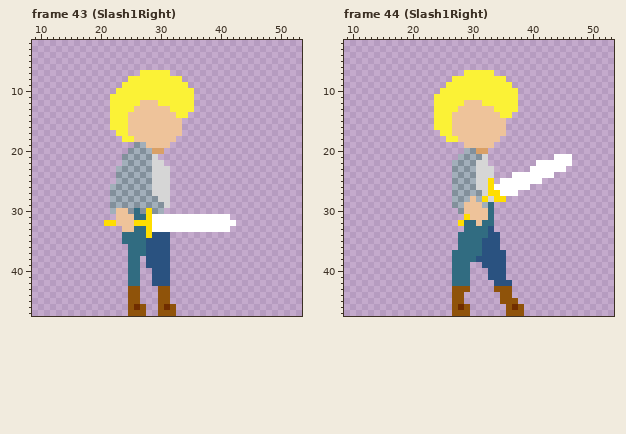
Edited in one commit: pixel-art file (assets/textures/actors/kevin/kevin.ase). That is the earlier state.
64x48 pixels, 66 frames. Shown: frame 43 (Slash1Right): x 9..53, y 2..47; frame 44 (Slash1Right): x 9..53, y 2..47. The commit also changed other frames, which this record leaves out.
Now the later version:
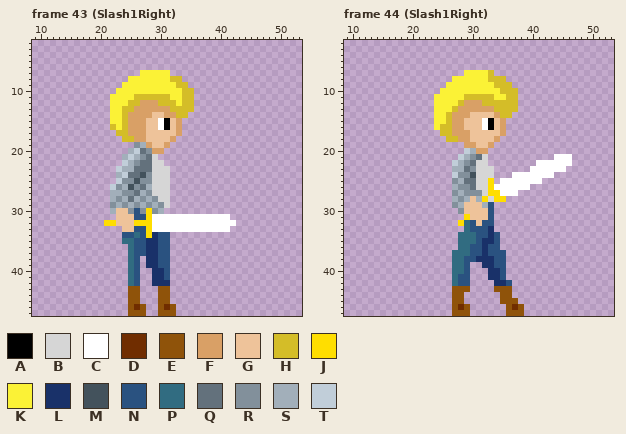
Palette (. is transparent): A #000000  B #d6d6d6  C #ffffff  D #702d00  E #8f530a  F #d9a066  G #eec39a  H #d4bd28  J #ffde00  K #fbf236  L #193169  M #43525c  N #2a5280  P #316c81  Q #63717c  R #82909b  S #a2afba  T #c1ced9
Commit message: Finished Kevin attack-1 animation Added design document
The exact change:
layer "Kevin Attack/Legs" added
layer "Kevin Attack/Back Leg" removed
layer "Kevin Attack/Front Leg" removed
Frame 43 (Slash1Right):
y 8: x 32..33 KK -> HH
y 9: x 33..34 KK -> HH
y 10: x 34..35 KK -> HH
y 11: x 26..31 KKKKKK -> HHHHHH; x 34..35 KK -> HH
y 12: x 25..32 KKGGGKKK -> HHFFFHHH; x 34..35 KK -> HH
y 13: x 24..35 KKGGGGGGKKKK -> HHFFFFFFHHHH
y 14: x 24..28 KGGGG -> HFFFF; x 31..34 GGKK -> FFHH
y 15: x 24..27 KGGG -> HFFF; x 30..31 GG -> CA; x 33 G -> F
y 16: x 22 K -> H; x 24..27 KGGG -> HFFF; x 30..31 GG -> CA; x 33 G -> F
y 17: x 23..27 KKGGG -> HHFFF; x 33 G -> F
y 18: x 24..27 KKGG -> HHFF; x 32 G -> F
y 19: x 28 G -> F; x 31 G -> F
y 20: x 25..28 RSRS -> STQR
y 21: x 24..28 RSRSR -> STSRQ
y 22: x 24..28 SRSRS -> TSRQQ
y 23: x 23..24 SR -> TS; x 26..28 RSR -> QQQ
y 24: x 23..28 RSRSRS -> STQQMR
y 25: x 23 S -> T; x 25..27 SRS -> RMR
y 26: x 22 S -> T; x 25..27 RSR -> MRQ
y 27: x 22 R -> S; x 25..26 SR -> RQ
y 28: x 25 R -> Q
y 30: x 26 P -> N
y 31: x 26..27 PP -> NN
y 33: x 26..27 PP -> NN
y 34: x 24..25 PP -> NN; x 27 P -> N; x 29 N -> L
y 35..37: x 26..29 PPNN -> NNLL
y 38..39: x 26 P -> N; x 28..29 NN -> LL
y 40..41: x 26 P -> N; x 29..30 NN -> LL
y 42: x 26 P -> N; x 29..31 NNN -> LLL
Frame 44 (Slash1Right):
y 7: x 33 K -> H
y 8: x 33..35 KKK -> HHH
y 9: x 34..36 KKK -> HHH
y 10: x 35..37 KKK -> HHH
y 11: x 29..33 KKKKK -> HHHHH; x 36..37 KK -> HH
y 12: x 28..37 KGGGKKKKKK -> HFFFHHHHHH
y 13: x 27..37 KGGGGGGKKKK -> HFFFFFFHHHH
y 14: x 26..29 KGGG -> HFFF; x 34..36 GKK -> FHH
y 15: x 26..28 KGG -> HFF; x 32..33 GG -> CA; x 35 G -> F
y 16: x 25..28 KKGG -> HHFF; x 32..33 GG -> CA; x 35 G -> F
y 17: x 25..29 KKGGG -> HHFFF; x 35 G -> F
y 18: x 26..29 KKGG -> HHFF; x 34 G -> F
y 19: x 29..30 GG -> FF; x 33 G -> F
y 20: x 29..30 SR -> TS
y 21: x 28..31 SRSR -> TSRQ
y 22: x 27..30 SRSR -> TSRQ
y 23: x 27 R -> S; x 29..30 RS -> QR
y 24: x 27 S -> T; x 29..30 SR -> RM
y 25: x 29..30 RS -> QQ
y 26: x 29..30 SR -> RQ
y 27: x 30 S -> R
y 29..31: x 33 P -> N
y 32: x 30 P -> N; x 32..33 PP -> NN
y 33: x 30..33 PPPN -> NNNL
y 34: x 31..33 PPN -> NNL
y 35: x 31..33 PNN -> NLL
y 36..37: x 30..32 PPN -> NNL
y 38: x 29..33 PPNNN -> NNLLL
y 39: x 29 P -> N; x 32..33 NN -> LL
y 40: x 29 P -> N; x 33..34 NN -> LL
y 41: x 28..29 PP -> NN; x 33..34 NN -> LL
y 42: x 28..29 PP -> NN; x 34..35 NN -> LL
Changed places in both pictures, as pixel boxes (x1, y1, x2, y2):
changed: (110, 76, 194, 286)
changed: (440, 70, 518, 286)
